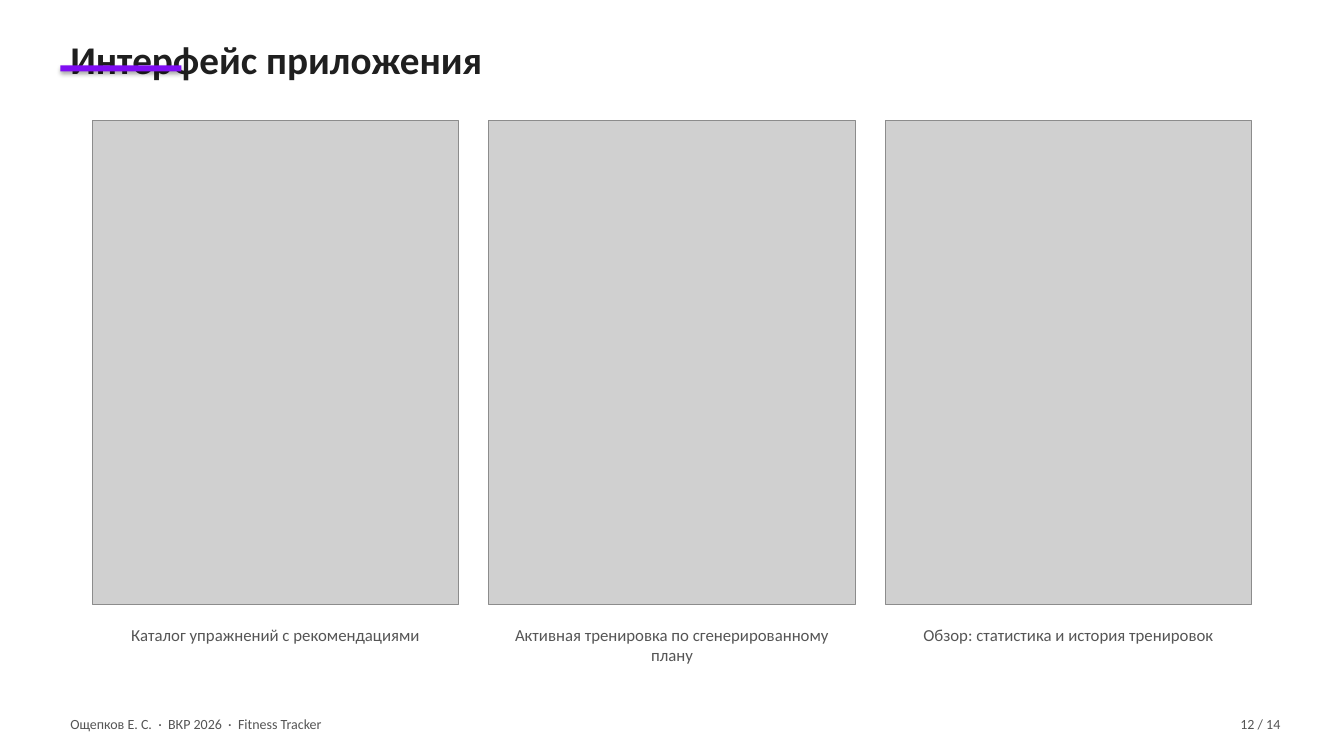
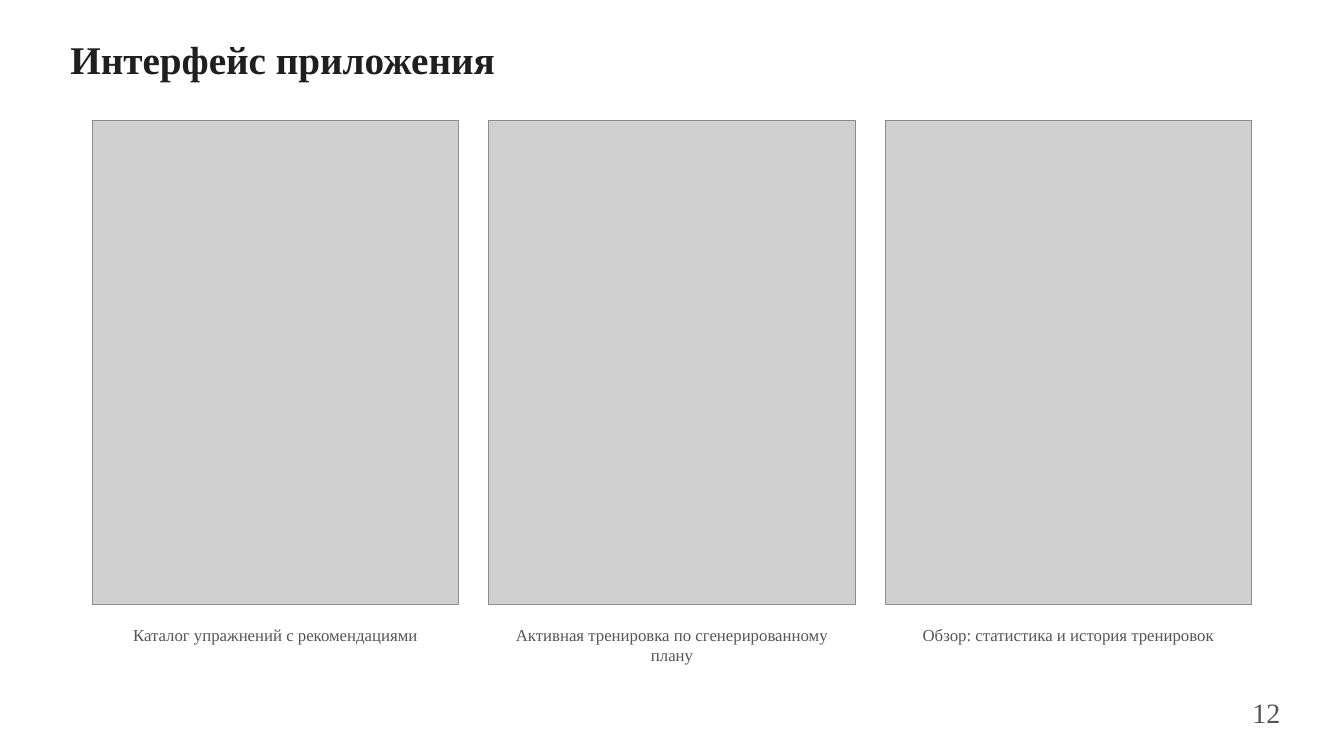
Before and after one commit to geox55/fitness-tracker, a slide deck: slide 12 of docs/thesis/presentation-egor.pptx. Drawn at 1344x756 pixels with LibreOffice and Linux fonts; fonts in the diff are those of the drawing; grey boxes stand for pictures. Boxes give left, top, right and bottom in pixels: in the first picture for what was removed or moved away, otherwise in the second. Text is boxed around its words. In the diff, an @@ line names an element or a change of style, - is before the commit and + after.

```diff
--- a/docs/thesis/presentation-egor.pptx
+++ b/docs/thesis/presentation-egor.pptx
@@ rectangle removed at (60, 66, 181, 72) @@
@@ font Calibri to Times New Roman in 4 elements at (70, 46, 495, 81), (133, 629, 417, 645), (516, 630, 827, 665), (923, 629, 1213, 645) @@
@@ text removed at (70, 719, 322, 731) @@
-Ощепков Е. С. · ВКР 2026 · Fitness Tracker
@@ text at (1252, 704, 1280, 723): text changed; size 10 to 20 pt; font Calibri to Times New Roman @@
-12 / 14
+12
```
Also in this commit, not shown: 13 other slides changed, 14 other files.
